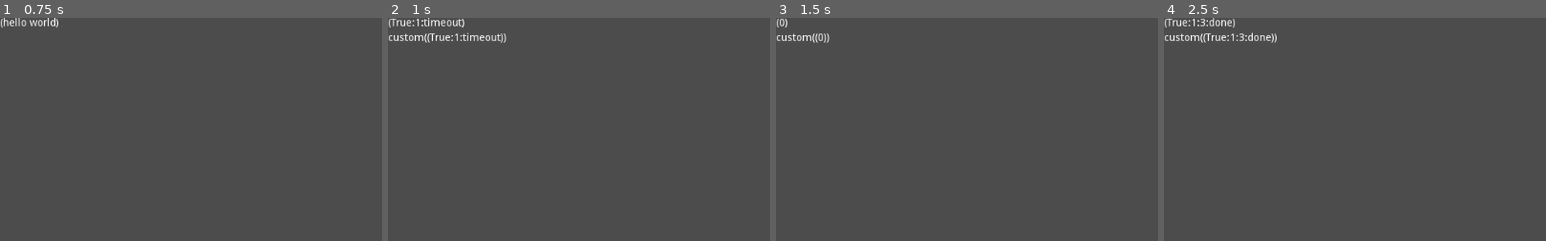
Above: before the commit, frames 1-4 (left to right).
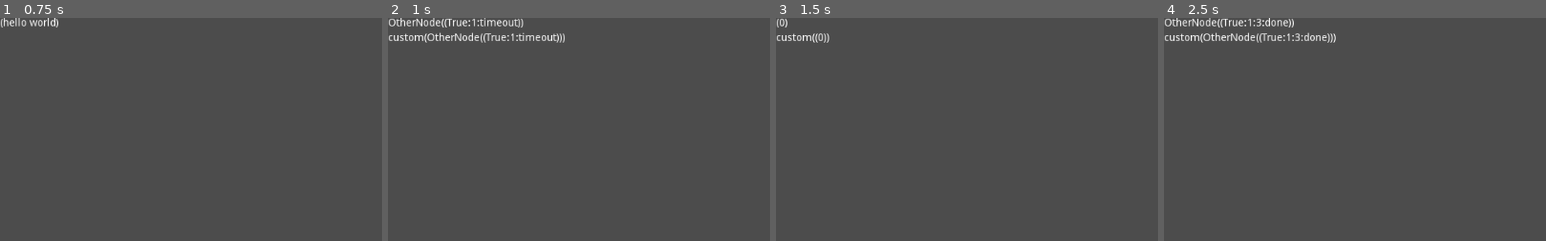
Above: after the commit, the same moments.

Repository: jamie-pate/godot-code-coverage
Game: Godot game, scene res://Spatial.tscn
The game is run twice, just before and just after one commit, with the same random seed, the same clock (stepped at 60 frames per second) and the same inputs.
Inputs:
- Up to frame 1 (0.75 s): tap Enter at 0.5 s
- Up to frame 2 (1 s): no input
- Up to frame 3 (1.5 s): tap Space at 1.25 s
- Up to frame 4 (2.5 s): tap Enter at 2 s
The pictures show only the part of the screen within x 0-50%, y 0-50%; the shares and areas given below are measured in that part.

Frame 1 is identical in both runs. In frame 2, 1.3% of the frame differs, in the area x 0-47%, y 0-12%; in frame 3, nothing differs; in frame 4, 1.3%.

Commit message:
Handle autoload node children as well as properties
Also only collect autoload node children and properties if their scripts
have a resource_path

Diff:
--- a/Autoload1.gd
+++ b/Autoload1.gd
@@ -1,9 +1,11 @@
 extends Node
 
 const Other := preload("res://Other.gd")
+const OtherNode := preload("res://OtherNode.gd")
 
 signal formatting()
 
+var other_node := OtherNode.new(self)
 var other := Other.new()
 var _initted := false
 var _ready := '0'
@@ -16,4 +18,4 @@
 
 func fmt(value: String):
 	emit_signal('formatting')
-	return other.fmt('%s:%s:%s' % [_initted, _ready, value])
+	return other_node.fmt(other.fmt('%s:%s:%s' % [_initted, _ready, value]))
--- /dev/null
+++ b/OtherNode.gd
@@ -0,0 +1,10 @@
+extends Node
+
+# I don't think we can fix the case where the _init() has any required arguhments
+# your code will have to allow these to be (re)initialized with no arguments
+func _init(parent: Node = null):
+	if parent:
+		parent.add_child(self)
+
+func fmt(value: String):
+	return "OtherNode(%s)" % [value]
Not shown, changed: addons/coverage/Coverage.gd
